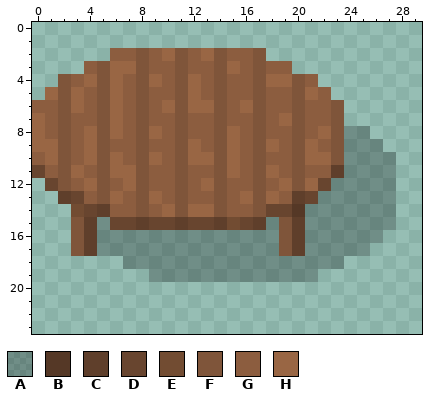
Edited in one commit: pixel-art sprite (misc/objects/wooden/table1.png). That is the earlier state.
The file is 30x24 pixels. Colours within 5 levels of each other are drawn and written as one.
Palette (. is transparent): A #00000040  B #553826  C #5f3f2b  D #68452f  E #724c32  F #7f553a  G #8c5d3f  H #996644
Pixels before, first column x 0:
 2 ......GGFGHFGHFGGF..........
 3 ....GFHHFGGFGGFHGFGG........
 4 ..FGHFHGFHGFHGFGGFHHFG......
 5 .HFHGFHGFGGFHGFGGFGGFHG.....
 6 GGFHGFHGFGHFHHFGHFGGFGGF....
 7 HGFGGFHGFGGFGGFGGFGHFGGF....
 8 HGFGHFHGFHGFGGFHGFGGFGHFAA..
 9 HHFGHFGGFGGFHGFHGFHGFHGFAAA.
10 GHFGHFHGFHGFHHFHGFGGFHHFAAAA
11 DGFHGFHHFGGFGGFHGFHGFGGCAAAA
12 .DFGHFGHFGGFGHFGGFGHFHDAAAAA
13 ..CDGFHGFHGFGGFGHFHGCDAAAAAA
14 ...EDCGGFGHFHHFGGFDDBAAAAAAA
15 ...FCADDCDDCDDCEDCAFCAAAAAAA
16 ...FCAAAAAAAAAAAAAAFCAAAAAA.
17 ...FCAAAAAAAAAAAAAAFCAAAAA..
18 .......AAAAAAAAAAAAAAAAA....
19 .........AAAAAAAAAAAAA......
After the commit:
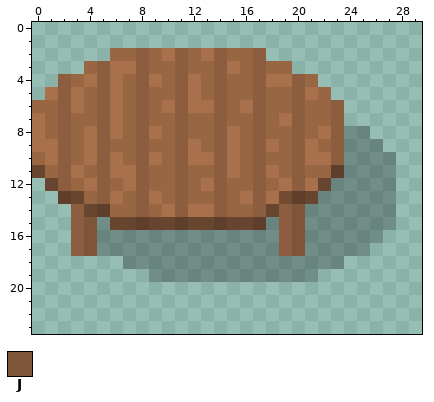
Colours new in this view: J #7f553a
The author wrote: Make tables destructable
Changes in this commit:
colour F: #7f553a -> #8c5d3f
colour G: #8c5d3f -> #996644
colour H: #996644 -> #a8704b
Changed rows in their new state; - is a pixel that keeps its letter.
first column x 3:
13 ----------------E-
14 F---------------FJ
15 -J----------D----J
16 -J---------------J
17 -J---------------J
Pixel boxes of the changes (left, top, right, bottom) in both pictures:
changed: (32, 48, 344, 256)
